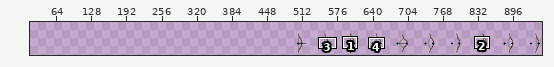
A sprite sheet gets an edit: PixelArt/bowmanbow.png. Above, an overview of the earlier version with the close-up marked.
Close-up. First the earlier version:
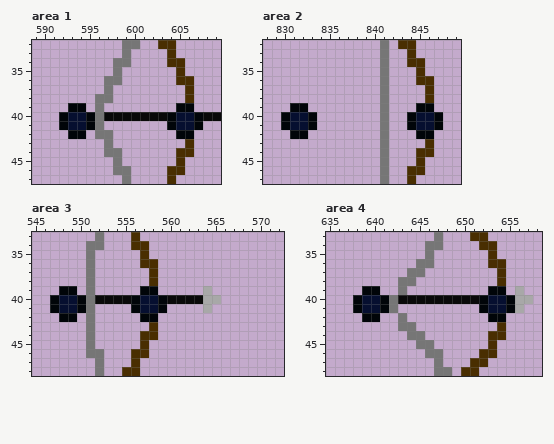
The file is 480x48 pixels. Shown: area 1: x 589..609, y 32..47; area 2: x 828..849, y 32..47; area 3: x 545..572, y 33..48; area 4: x 635..658, y 33..48. The old version is drawn lined up with the new one, on the new canvas. The wide view leaves out empty margins. The commit also changed other parts of the picture, which this record leaves out.
After the commit:
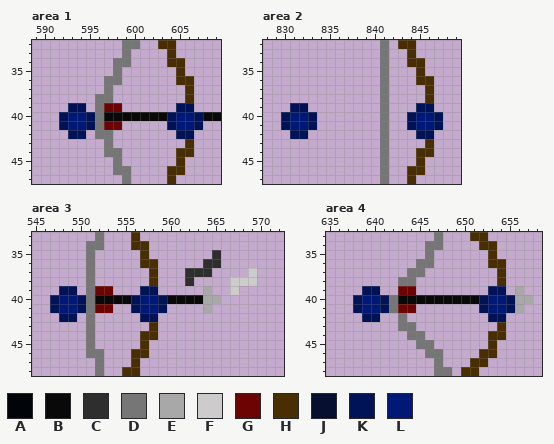
Palette (. is transparent): A #010509  B #090909  C #2e2e2e  D #767676  E #a8a8a8  F #cdcbcb  G #6d0404  H #492e01  J #060f30  K #001357  L #001976
From old to new:
canvas 480x48 -> 960x64, the old top-left corner now at 480,14
Area 1:
There is now colour G in row 39 at x 597 to 598; in row 41 at x 597 to 598.
The edit turns colour A into colour K in row 39 at x 593 to 594 and 605 to 606; in rows 40 to 41 at x 592, 595, 604 and 607; in row 42 at x 593 to 594 and 605 to 606.
The edit turns colour J into colour L in rows 40 to 41 at x 593 to 594 and 605 to 606.
Area 2:
The edit turns colour A into colour K in row 39 at x 831 to 832 and 845 to 846; in rows 40 to 41 at x 830, 833, 844 and 847; in row 42 at x 831 to 832 and 845 to 846.
The edit turns colour J into colour L in rows 40 to 41 at x 831 to 832 and 845 to 846.
Area 3:
There is now colour C in row 35 at x 565; in row 36 at x 564 to 565; in row 37 at x 562 to 564; in row 38 at x 562.
There is now colour F in row 37 at x 569; in row 38 at x 567 to 569; in row 39 at x 567.
There is now colour G in row 39 at x 552 to 553; in row 41 at x 552 to 553.
The edit turns colour A into colour K in row 39 at x 548 to 549 and 557 to 558; in rows 40 to 41 at x 547, 550, 556 and 559; in row 42 at x 548 to 549 and 557 to 558.
The edit turns colour J into colour L in rows 40 to 41 at x 548 to 549 and 557 to 558.
Area 4:
There is now colour G in row 39 at x 644; in row 41 at x 643 to 644.
The edit turns colour D into colour G in row 39 at x 643.
The edit turns colour A into colour K in row 39 at x 639 to 640 and 653 to 654; in rows 40 to 41 at x 638, 641, 652 and 655; in row 42 at x 639 to 640 and 653 to 654.
The edit turns colour J into colour L in rows 40 to 41 at x 639 to 640 and 653 to 654.
